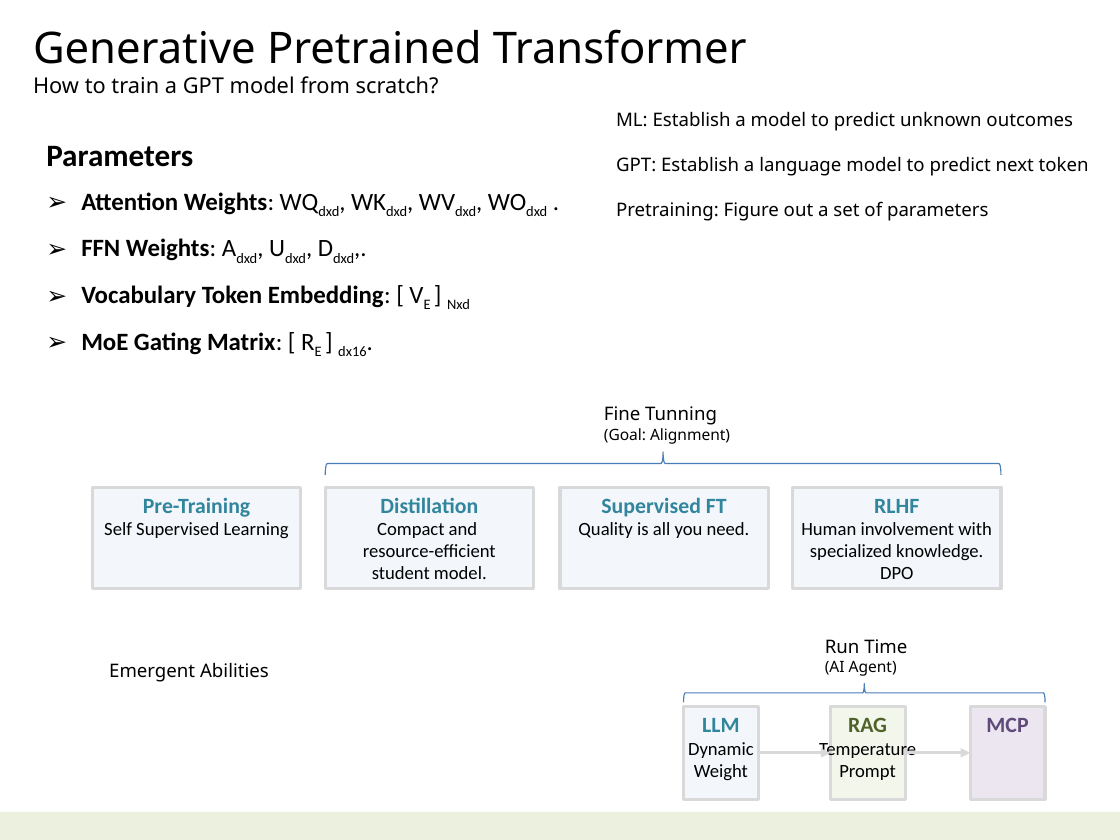
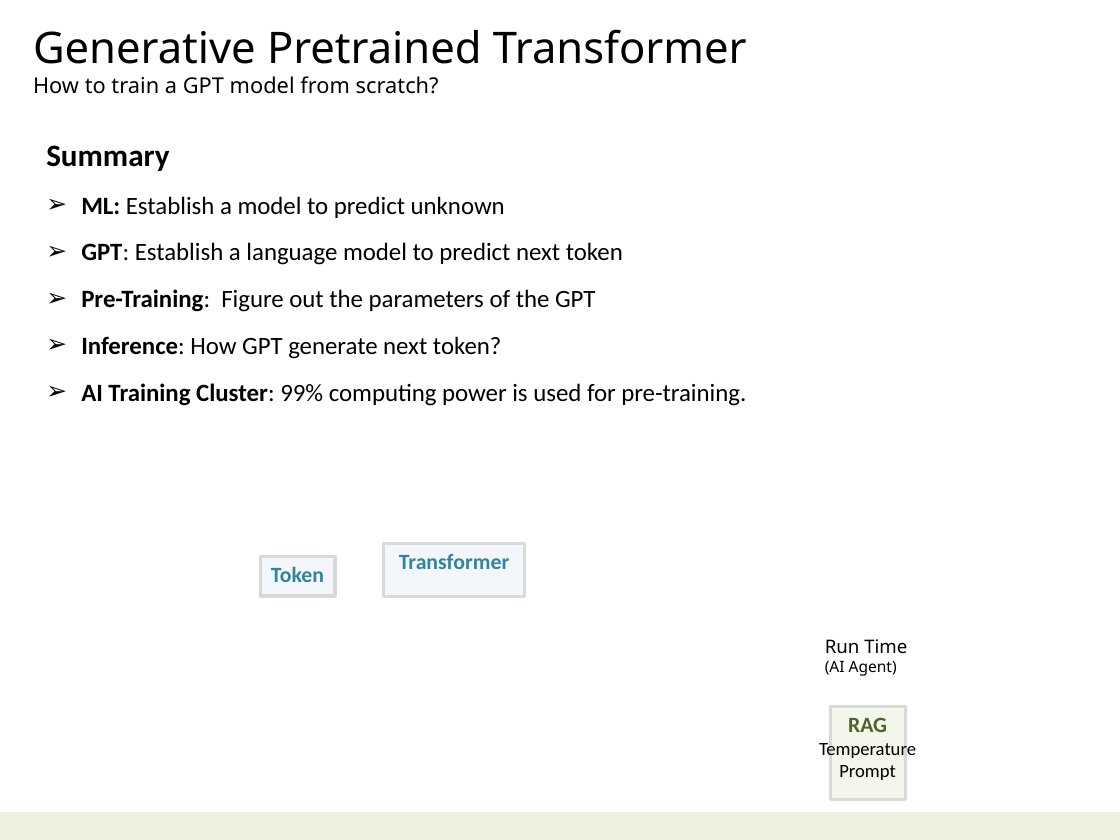
Before and after one commit to navibator/crazy-ai, a slide deck: slide 17 of ai.pptx. Drawn at 1120x840 pixels with LibreOffice and Linux fonts; fonts in the diff are those of the drawing. Boxes give left, top, right and bottom in pixels: in the first picture for what was removed or moved away, otherwise in the second. Text is boxed around its words. In the diff, an @@ line names an element or a change of style, - is before the commit and + after.

```diff
--- a/ai.pptx
+++ b/ai.pptx
@@ text "Summary": place and size @@
-text "Summary" at bbox=[616, 111, 1089, 221]
+text "Summary" at bbox=[46, 145, 746, 406]
@@ text at bbox=[46, 145, 505, 218]: text changed; size 12 to 16 pt; font Noto Sans to Calibri @@
-ML: Establish a model to predict unknown outcomes
+Summary
+➢ ML: Establish a model to predict unknown
@@ text removed at bbox=[46, 145, 470, 356] @@
-Parameters
-➢ Attention Weights: WQdxd, WKdxd, WVdxd, WOdxd .
-➢ FFN Weights: Adxd, Udxd, Ddxd,.
-➢ Vocabulary Token Embedding: [ VE ] Nxd
-➢ MoE Gating Matrix: [ RE ] dx16.
@@ text at bbox=[81, 242, 623, 265]: size 12 to 16 pt, font Noto Sans to Calibri in "GPT: Establish a language model to predict ..."; bold on in "GPT:"; bullet none to ➢; line spacing 1 to 18pt; more space between paragraphs @@
@@ text at bbox=[81, 289, 746, 406]: text changed; size 12 to 16 pt; font Noto Sans to Calibri @@
-Pretraining: Figure out a set of parameters
+➢ Pre-Training: Figure out the parameters of the GPT
+➢ Inference: How GPT generate next token?
+➢ AI Training Cluster: 99% computing power is used for pre-training.
@@ text removed at bbox=[604, 406, 730, 444] @@
-Fine Tunning
-(Goal: Alignment)
@@ right brace removed at bbox=[326, 451, 1001, 475] @@
@@ rectangle removed at bbox=[93, 487, 301, 589] @@
-Pre-Training
-Self Supervised Learning
@@ rectangle removed at bbox=[325, 487, 533, 589] @@
-Distillation
-Compact and
-resource-efficient
-student model.
@@ rectangle removed at bbox=[560, 487, 768, 589] @@
-Supervised FT
-Quality is all you need.
@@ rectangle removed at bbox=[793, 487, 1001, 589] @@
-RLHF
-Human involvement with
-specialized knowledge.
-DPO
@@ rectangle added at bbox=[260, 557, 335, 596], fill #C6D9F1 at 20% opacity, outline #D9D9D9 2 pt, 14 pt, text #31859C, bold @@
+Token
@@ rectangle added at bbox=[384, 543, 525, 596], fill #C6D9F1 at 20% opacity, outline #D9D9D9 2 pt, 14 pt, text #31859C, bold @@
+Transformer
@@ text removed at bbox=[109, 662, 269, 682] @@
-Emergent Abilities
@@ right brace removed at bbox=[683, 683, 1045, 702] @@
@@ rectangle removed at bbox=[683, 707, 758, 800] @@
-LLM
-Dynamic
-Weight
@@ rectangle removed at bbox=[970, 707, 1045, 800] @@
-MCP
@@ arrow removed from (758, 753) to (830, 753) @@
@@ arrow removed from (905, 753) to (970, 753) @@
```
Also in this commit, not shown: 1 other slide changed, 3 slides added, 2 slides removed, 1 other file.
